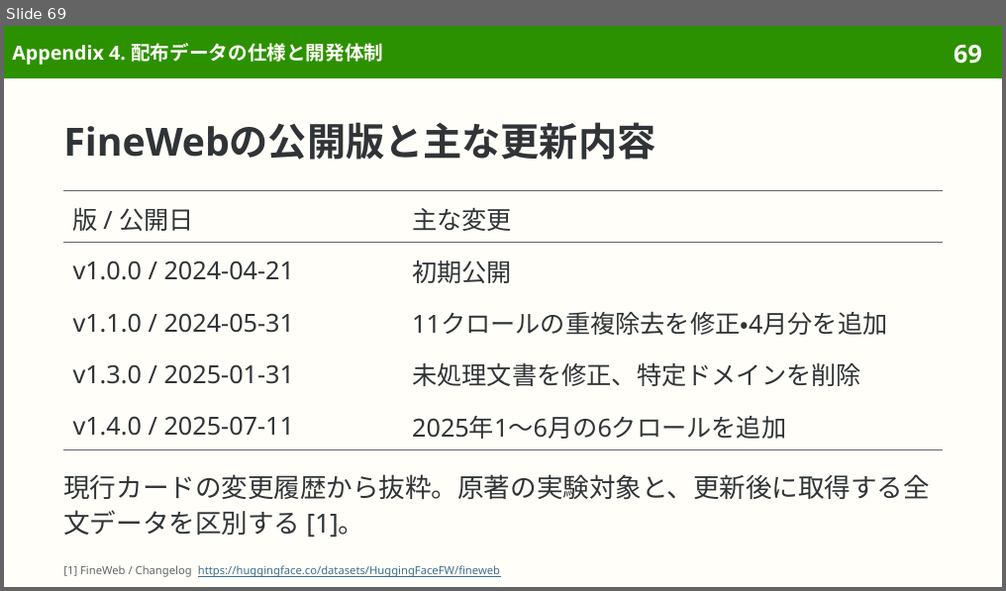
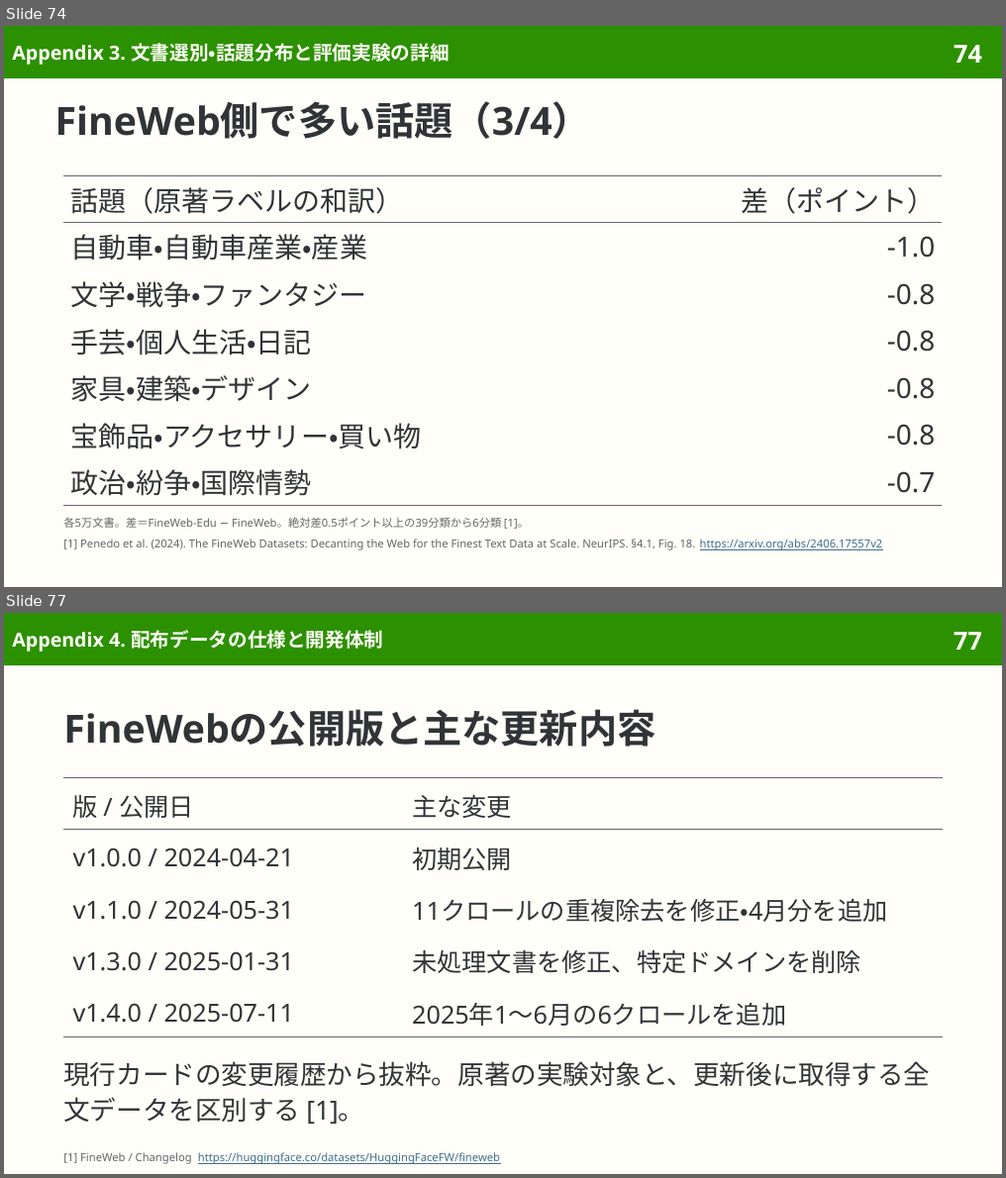
Before and after one commit to sasakiy84/datasets-in-10-minutes, a slide deck: slides/datasets-in-10-minutes-fineweb.pptx. Shown one above the other, each under a label of ours: slide 69 before the commit, slides 74 and 77 after it; the slides between them are not shown. The pictures are 1006x591 and 1006x1178 pixels, drawn with LibreOffice and Linux fonts; fonts in the diff are those of the drawing. Boxes give left, top, right and bottom in pixels: in the first picture for what was removed or moved away, otherwise in the second. Text is boxed around its words. In the diff, an @@ line names an element or a change of style, - is before the commit and + after.

Commit message:
Add published FineWeb topic shifts and broaden overview guidance

```diff
--- a/slides/datasets-in-10-minutes-fineweb.pptx
+++ b/slides/datasets-in-10-minutes-fineweb.pptx
@@ slide 74 added at (4,26,1002,587), background #FFFEF8; not listed: 2 template elements that a slide beside it also shows @@
@@ title added at (12,43,450,65), 14 pt, text #FFFEF8, bold @@
+Appendix 3. 文書選別・話題分布と評価実験の詳細
@@ title added at (55,101,591,139), 28 pt, text #303437, bold @@
+FineWeb側で多い話題（3/4）
@@ table added at (63,175,943,506), 7 rows, 2 columns @@
+話題（原著ラベルの和訳） | 差（ポイント）
+自動車・自動車産業・産業 | -1.0
+文学・戦争・ファンタジー | -0.8
+手芸・個人生活・日記 | -0.8
+家具・建築・デザイン | -0.8
+宝飾品・アクセサリー・買い物 | -0.8
+政治・紛争・国際情勢 | -0.7
@@ text added at (63,517,529,529), 8 pt, text #626669 @@
+各5万文書。差＝FineWeb-Edu − FineWeb。絶対差0.5ポイント以上の39分類から6分類 [1]。
@@ text added at (63,539,696,551), 8 pt, text #626669 @@
+[1] Penedo et al. (2024). The FineWeb Datasets: Decanting the Web for the Finest Text Data at Scale. NeurIPS. §4.1, Fig. 18.
@@ text added at (700,539,883,551), 8 pt, text #3F6F8F, underline @@
+https://arxiv.org/abs/2406.17557v2
@@ what was slide 69 is now slide 77 @@
@@ page number at (953,632,982,650): text changed @@
-69
+77
```
Also in this commit, not shown: 17 slides changed, 7 other slides added, 5 other files.
